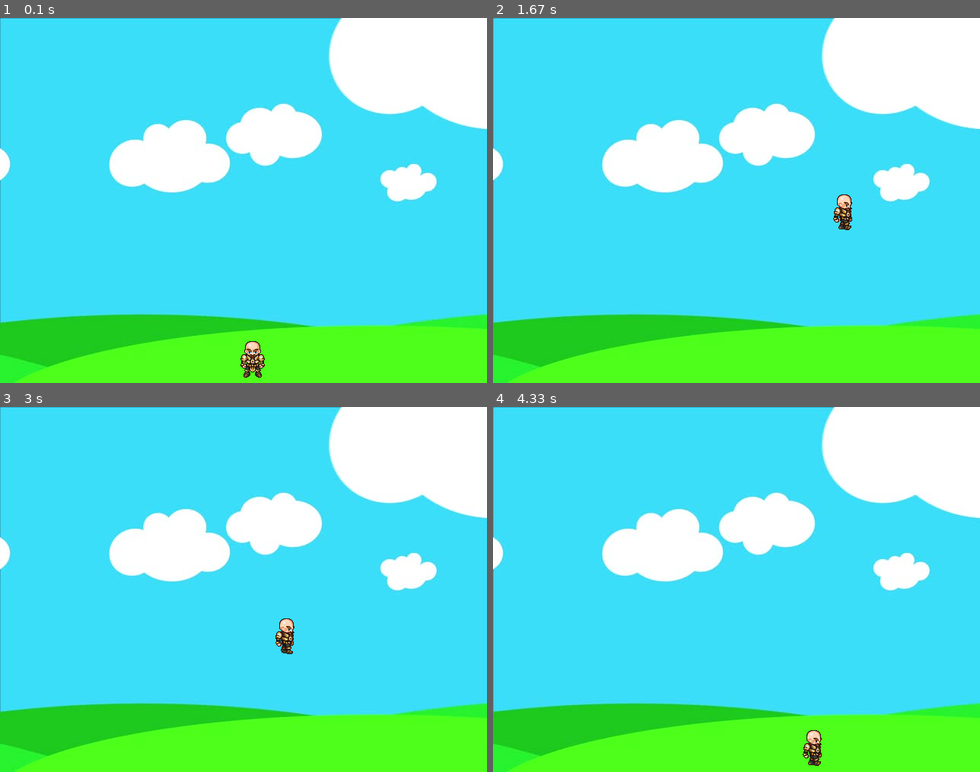
Above: before the commit, frames 1-4 (two rows, left to right).
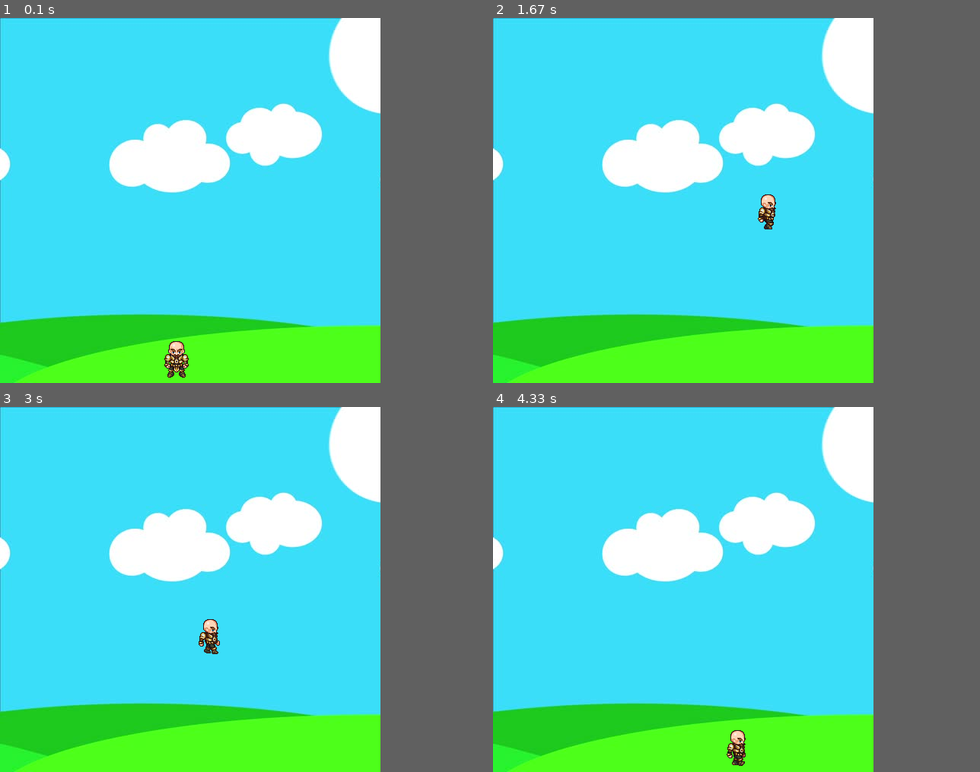
Above: after the commit, the same moments.

Repository: ggEx86/PyGame2D
Game: pygame game, started from main.py
The game is run twice, just before and just after one commit, with the same random seed, the same clock (stepped at 60 frames per second) and the same inputs.
Inputs:
- Up to frame 1 (0.1 s): no input
- Up to frame 2 (1.67 s): tap Space at 0.33, 0.73, 1.03, 1.23, 1.53 s; hold Right 0.67-1.13 s; hold Right 1.17-1.63 s
- Up to frame 3 (3 s): hold Left 1.67-2.2 s; tap Space at 1.73, 2.03, 2.3, 2.6, 2.73 s; hold Left 2.23-2.63 s; hold Right from 2.67 s (still down)
- Up to frame 4 (4.33 s): tap Space at 3.03, 3.4, 3.7, 3.9, 4.2 s; release Right at 3.3 s; hold Left 3.33-3.8 s; hold Right 3.83-4.3 s
The window is 640x480 before the commit and 500x480 after it. Grey fills any space a smaller window leaves; there, only what the larger window draws over its background counts as a difference.

The runs differ from the first frame. In frame 1, 11% of the frame differs, in the area x 33-100%, y 0-100%; in frame 2, 11%; in frame 3, 11%; in frame 4, 11%.

Commit message:
"Working OOP model, Game class and Player class added properly"

Diff:
--- a/main.py
+++ b/main.py
@@ -1,7 +1,5 @@
 import pygame
-from pygame.locals import *
 
-pygame.init()
 walkRight = [pygame.image.load('Resources/R1.png'),
              pygame.image.load('Resources/R2.png'),
              pygame.image.load('Resources/R3.png'),
@@ -21,22 +19,37 @@
             pygame.image.load('Resources/L8.png'),
             pygame.image.load('Resources/L9.png')]
 bg = pygame.image.load('Resources/bg.jpg')
-character = pygame.image.load('Resources/standing.png')
+char = pygame.image.load('Resources/standing.png')
 clock = pygame.time.Clock()
-shoot_right = pygame.image.load('Resources/shoot_right.png')
-shoot_left = pygame.image.load('Resources/shoot_left.png')
 
 
-class Bullet(object):
-    def __init__(self, b_x, b_y):
-        self.b_x = b_x
-        self.b_y = b_y
-        self.b_im_r = pygame.image.load('Resources/bullet_r')
-        self.b_im_l = pygame.image.load('Resources/bullet_l')
+class Game:
+    def __init__(self):
+        pygame.init()
+        self.keys = pygame.key.get_pressed()
+        self.run = True
+        self.win = pygame.display.set_mode((500, 480))
+        pygame.display.set_caption("Game")
 
-    def shoot_b(self, win):
-        pass
+    def gameLoop(self, _player):
+        self.run = True
+        while self.run:
+            clock.tick(27)
 
+            for event in pygame.event.get():
+                if event.type == pygame.QUIT:
+                    self.run = False
+
+            self.keys = pygame.key.get_pressed()
+            _player.player_movement(self)
+
+            self.redrawGameWindow(_player)
+
+    def redrawGameWindow(self, _player):
+        self.win.blit(bg, (0, 0))
+        _player.draw(self.win)
+
+        pygame.display.update()
 
 
 class Player(object):
@@ -47,42 +60,30 @@
         self.height = height
         self.vel = 5
         self.isJump = False
-        self.jumpCount = 10
         self.left = False
         self.right = False
         self.walkCount = 0
+        self.jumpCount = 10
 
     def draw(self, win):
         if self.walkCount + 1 >= 27:
             self.walkCount = 0
 
         if self.left:
-            if keys[pygame.K_LCTRL]:
-                self.shoot_animation(win)
-            else:
-                win.blit(walkLeft[self.walkCount // 3], (self.x, self.y))
-                self.walkCount += 1
+            win.blit(walkLeft[self.walkCount // 3], (self.x, self.y))
+            self.walkCount += 1
         elif self.right:
-            if keys[pygame.K_LCTRL]:
-                self.shoot_animation(win)
-            else:
-                win.blit(walkRight[self.walkCount // 3], (self.x, self.y))
-                self.walkCount += 1
+            win.blit(walkRight[self.walkCount // 3], (self.x, self.y))
+            self.walkCount += 1
         else:
-            win.blit(character, (self.x, self.y))
+            win.blit(char, (self.x, self.y))
 
-    def shoot_animation(self, win):
-        if self.right:
-            win.blit(shoot_right, (self.x, self.y))
-        if self.left:
-            win.blit(shoot_left, (self.x, self.y))
-
-    def player_movement(self):
-        if keys[pygame.K_LEFT] and self.x - self.vel > 0:  # left
+    def player_movement(self, _game):
+        if _game.keys[pygame.K_LEFT] and self.x > self.vel:
             self.x -= self.vel
             self.left = True
             self.right = False
-        elif keys[pygame.K_RIGHT] and self.x + self.width + self.vel < w_width:  # right
+        elif _game.keys[pygame.K_RIGHT] and self.x < 500 - self.width - self.vel:
             self.x += self.vel
             self.right = True
             self.left = False
@@ -92,41 +93,25 @@
             self.walkCount = 0
 
         if not self.isJump:
-            if keys[pygame.K_SPACE]:
+            if _game.keys[pygame.K_SPACE]:
                 self.isJump = True
+                self.right = False
+                self.left = False
+                self.walkCount = 0
         else:
             if self.jumpCount >= -10:
-                self.y -= (self.jumpCount * abs(self.jumpCount)) * 0.5
+                neg = 1
+                if self.jumpCount < 0:
+                    neg = -1
+                self.y -= (self.jumpCount ** 2) * 0.5 * neg
                 self.jumpCount -= 1
             else:
+                self.isJump = False
                 self.jumpCount = 10
-                self.isJump = False
-
-def redrawGameWindow():
-    global walkCount
-    win.blit(bg, (0, 0))
-    char.draw(win)
-
-    pygame.display.update()
 
 
 if __name__ == '__main__':
+    _game = Game()
+    _game.gameLoop(_player=Player(200, 410, 64, 64))
 
-    char = Player(300, 410, 64, 64)  # player object
-    size = w_width, w_height = 640, 480
-    win = pygame.display.set_mode(size)
-    pygame.display.set_caption('Game')
-
-    run = True
-    while run:
-        clock.tick(27)
-
-        for event in pygame.event.get():
-            if event.type == pygame.QUIT:
-                run = False
-
-        keys = pygame.key.get_pressed()
-        char.player_movement()
-
-        redrawGameWindow()
     pygame.quit()
Empty file added: game.py
Empty file added: player.py
